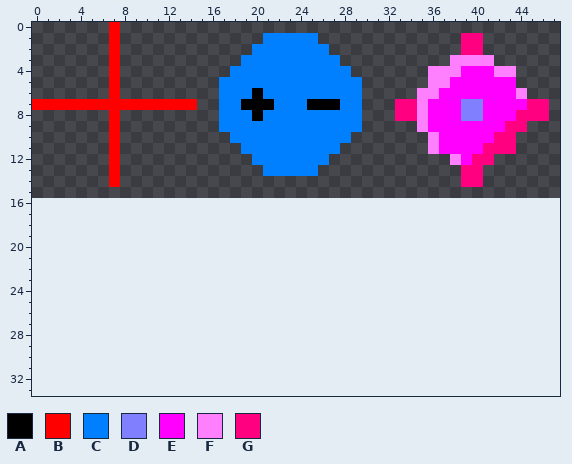
Pixel-art sprite, stored at shooter/assets/images/crosshair.png. Above is the file before it was changed.
The file is 48x16 pixels. The old version is drawn lined up with the new one, on the new canvas.
Palette (. is transparent): A #000000  B #ff0000  C #0080ff  D #8080ff  E #ff00ff  F #ff80ff  G #ff0080
Pixels before, first column x 0:
 0 .......B.......................................
 1 .......B.............CCCCC.............GG......
 2 .......B............CCCCCCC............GG......
 3 .......B...........CCCCCCCCC..........FFFF.....
 4 .......B..........CCCCCCCCCCC.......FFFEEEFF...
 5 .......B.........CCCCCCCCCCCCC......FFEEEEEE...
 6 .......B.........CCCACCCCCCCCC.....FFEEEEEEEF..
 7 BBBBBBBBBBBBBBB..CCAAACCCAAACC...GGFEEEDDEEEEGG
 8 .......B.........CCCACCCCCCCCC...GGFEEEDDEEEGGG
 9 .......B.........CCCCCCCCCCCCC.....FEEEEEEEGG..
10 .......B..........CCCCCCCCCCC.......FEEEEEGG...
11 .......B...........CCCCCCCCC........FEEEEGGG...
12 .......B............CCCCCCC...........FEGG.....
13 .......B.............CCCCC.............GG......
14 .......B...............................GG......
The same view after the edit:
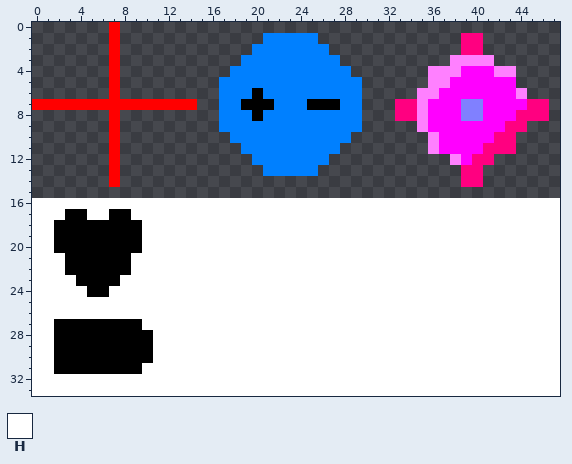
Colours new in this view: H #ffffff
The exact change:
canvas 48x16 -> 48x34
Changed rows in their new state; - is an unchanged pixel.
first column x 0:
16 HHHHHHHHHHHHHHHHHHHHHHHHHHHHHHHHHHHHHHHHHHHHHHHH
17 HHHAAHHAAHHHHHHHHHHHHHHHHHHHHHHHHHHHHHHHHHHHHHHH
18 HHAAAAAAAAHHHHHHHHHHHHHHHHHHHHHHHHHHHHHHHHHHHHHH
19 HHAAAAAAAAHHHHHHHHHHHHHHHHHHHHHHHHHHHHHHHHHHHHHH
20 HHAAAAAAAAHHHHHHHHHHHHHHHHHHHHHHHHHHHHHHHHHHHHHH
21 HHHAAAAAAHHHHHHHHHHHHHHHHHHHHHHHHHHHHHHHHHHHHHHH
22 HHHAAAAAAHHHHHHHHHHHHHHHHHHHHHHHHHHHHHHHHHHHHHHH
23 HHHHAAAAHHHHHHHHHHHHHHHHHHHHHHHHHHHHHHHHHHHHHHHH
24 HHHHHAAHHHHHHHHHHHHHHHHHHHHHHHHHHHHHHHHHHHHHHHHH
25 HHHHHHHHHHHHHHHHHHHHHHHHHHHHHHHHHHHHHHHHHHHHHHHH
26 HHHHHHHHHHHHHHHHHHHHHHHHHHHHHHHHHHHHHHHHHHHHHHHH
27 HHAAAAAAAAHHHHHHHHHHHHHHHHHHHHHHHHHHHHHHHHHHHHHH
28 HHAAAAAAAAAHHHHHHHHHHHHHHHHHHHHHHHHHHHHHHHHHHHHH
29 HHAAAAAAAAAHHHHHHHHHHHHHHHHHHHHHHHHHHHHHHHHHHHHH
30 HHAAAAAAAAAHHHHHHHHHHHHHHHHHHHHHHHHHHHHHHHHHHHHH
31 HHAAAAAAAAHHHHHHHHHHHHHHHHHHHHHHHHHHHHHHHHHHHHHH
32 HHHHHHHHHHHHHHHHHHHHHHHHHHHHHHHHHHHHHHHHHHHHHHHH
33 HHHHHHHHHHHHHHHHHHHHHHHHHHHHHHHHHHHHHHHHHHHHHHHH
